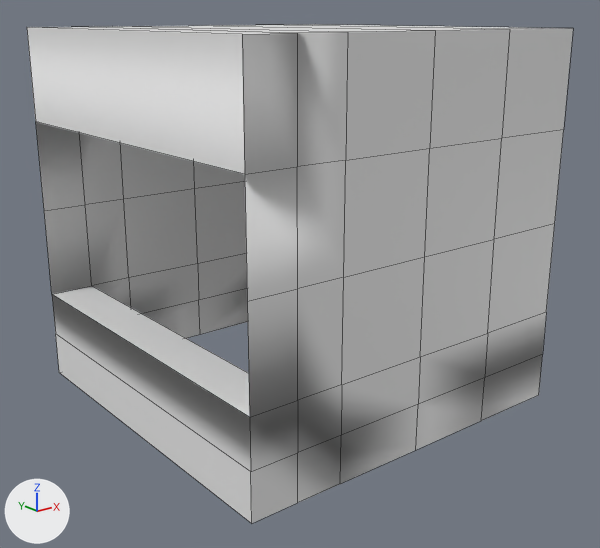
Before and after pictures for a commit that changed the FBX model SferoTestVR/Assets/Art/Models/Corridors/Corridor_1U_Right.fbx.
Before and after are seen from a camera (50 mm lens) standing at (-57.02, -10.09, 8.28) and looking at (-46.08, 3.59, 2.81). Every picture has the same lights, and +X, +Y and +Z are marked at lower left. Mesh edges are drawn as thin lines.

The first picture shows 'Corridor 1U Right'.
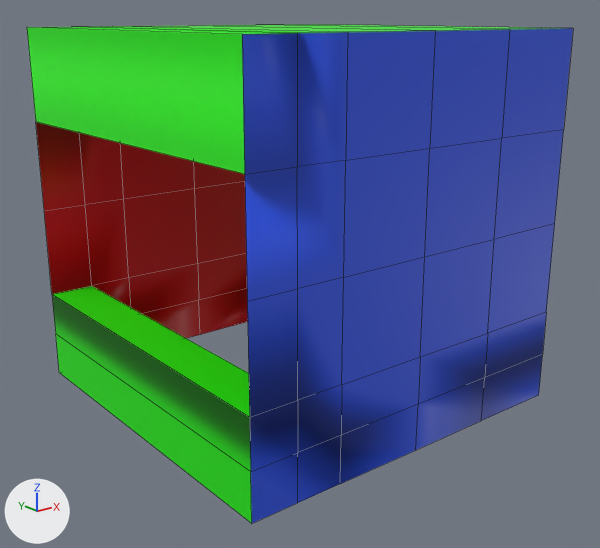
The change, as a diff of the scene's bpy script:
```diff
--- a/SferoTestVR/Assets/Art/Models/Corridors/Corridor_1U_Right.fbx.py
+++ b/SferoTestVR/Assets/Art/Models/Corridors/Corridor_1U_Right.fbx.py
@@ mat_wall @@
+mat_wall = principled_material('wall')
+mat_wall.base_color = (0.0123, 0.8, 0.0)  # green #1de700
@@ mat_ceiling @@
+mat_ceiling = principled_material('ceiling')
+mat_ceiling.base_color = (0.8, 0.0, 0.00472)  # red #e7000f
@@ mat_floor @@
+mat_floor = principled_material('floor')
+mat_floor.base_color = (0.0226, 0.0857, 0.8)  # blue #2953e7
@@ me_corridor_1u_left @@
 me_corridor_1u_left.from_pydata(...)  # 72 vertices, 74 faces; spans x -4.0..4.0, y 0.0..8.0, z 0.0..8.0
 # used by ob_corridor_1u_right; location = (-46.0, 0.0, 0.0)
+# me_corridor_1u_left part 1: all 25 faces centred in x -3.5..3.0, y 0.0, z 0.5..7.0 switch from no material to mat_floor (blue #2953e7)
+# me_corridor_1u_left part 2: all 24 faces centred in x -4.0..4.0, y 4.0, z 0.0..8.0 switch from no material to mat_wall (green #1de700)
+# me_corridor_1u_left part 3: all 25 faces centred in x -3.5..3.0, y 8.0, z 0.5..7.0 switch from no material to mat_ceiling (red #e7000f)
```

Boxes (x1, y1, x2, y2) around the edits, measured in the pictures (600 x 548 px):
part 1 of me_corridor_1u_left, recoloured (grey to blue): (242, 28, 573, 523) in both
part 2 of me_corridor_1u_left, recoloured (white to green): (27, 24, 561, 523) in both
part 3 of me_corridor_1u_left, recoloured (grey to red): (36, 122, 248, 338) in both
